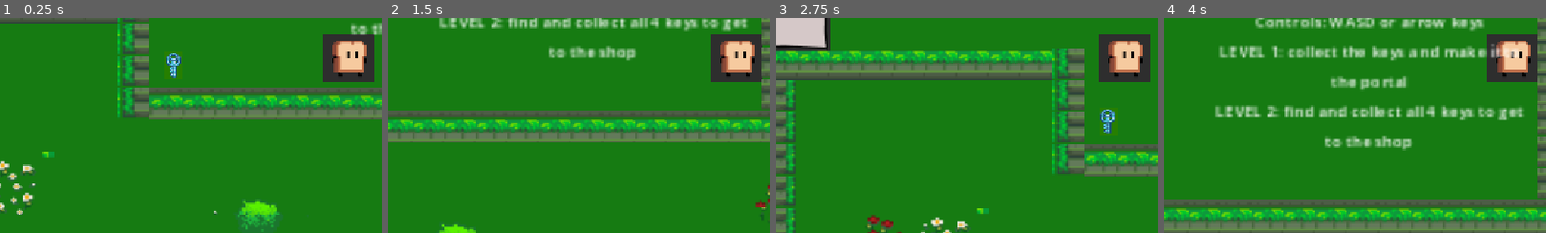
Above: before the commit, frames 1-4 (left to right).
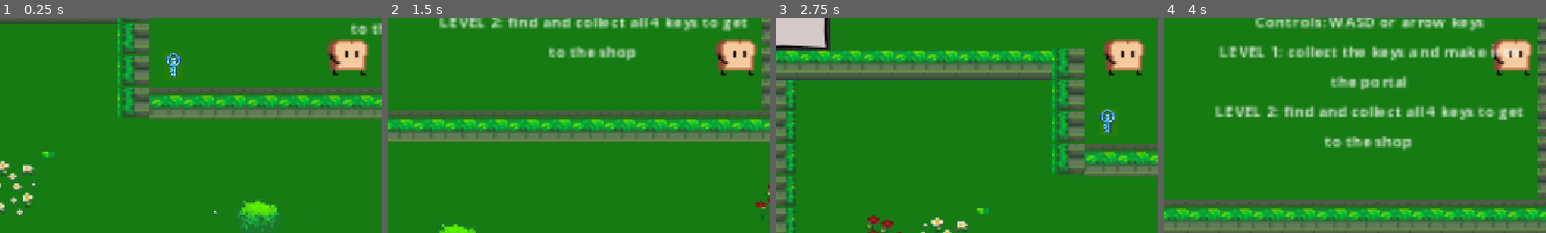
Above: after the commit, the same moments.

Repository: MauraB27/Brositz_P3
Game: Godot game, scene res://world.tscn
The game is run twice, just before and just after one commit, with the same random seed, the same clock (stepped at 60 frames per second) and the same inputs.
Inputs:
- Up to frame 1 (0.25 s): no input
- Up to frame 2 (1.5 s): tap Enter at 0.5 s; hold Right (right) from 0.53 s (still down); tap Up (jump) at 0.77 s; tap Space at 1.25 s
- Up to frame 3 (2.75 s): tap Up (jump) at 1.52 s; tap Enter at 2 s; release Right (right) at 2.03 s; hold Left (left) from 2.03 s (still down)
- Up to frame 4 (4 s): release Left (left) at 2.78 s; hold Right (right) from 2.78 s (still down); tap Up (jump) at 3.02, 3.77 s
The pictures show only the part of the screen within x 6-56%, y 50-100%; the shares and areas given below are measured in that part.

The runs differ from the first frame. In frame 1, 2.3% of the frame differs, in the area x 84-98%, y 7-30%; in frame 2, 2.3%; in frame 3, 2.3%; in frame 4, 2.2%.

Commit message:
update toast

Diff:
--- a/p-3/world.tscn
+++ b/p-3/world.tscn
@@ -1,7 +1,7 @@
 [gd_scene format=4 uid="uid://b6mmqbf8o03vp"]
 
 [ext_resource type="Script" uid="uid://dqkwpcujkyelo" path="res://character_body_2d.gd" id="1_fj7yv"]
-[ext_resource type="Texture2D" uid="uid://168053qi2u02" path="res://character sprites/bread.png" id="2_fj7yv"]
+[ext_resource type="Texture2D" uid="uid://onlasw0wv7w0" path="res://character sprites/PC _ Computer - Bread Adventure - Playable Characters - Bread (1).png" id="2_cbp6q"]
 [ext_resource type="Script" uid="uid://cy5hoawmkrwq3" path="res://trigger_zone.gd" id="3_aqk2v"]
 [ext_resource type="Texture2D" uid="uid://coswpfxmukv4m" path="res://character sprites/Screenshot 2026-10-10 205515.png" id="3_dwbse"]
 [ext_resource type="Script" uid="uid://dmqbr3gr8sjm0" path="res://spikes.gd" id="3_pkg7o"]
@@ -2732,9 +2732,11 @@
 zoom = Vector2(3, 3)
 
 [node name="Sprite2D" type="Sprite2D" parent="Player" unique_id=451895996]
-position = Vector2(-9.536743e-07, 37)
-scale = Vector2(0.42968753, 0.453125)
-texture = ExtResource("2_fj7yv")
+position = Vector2(-1, 37)
+scale = Vector2(1.263158, 1.0999999)
+texture = ExtResource("2_cbp6q")
+region_enabled = true
+region_rect = Rect2(15.688889, 525.68756, 19.844467, 20.969116)
 
 [node name="CollisionShape2D" type="CollisionShape2D" parent="Player" unique_id=1641285496]
 position = Vector2(-1, 37)
Binary file added: p-3/character sprites/PC _ Computer - Bread Adventure - Playable Characters - Bread (1).png
Not shown, added: p-3/character sprites/PC _ Computer - Bread Adventure - Playable Characters - Bread (1).png.import
Not shown, added: p-3/export_presets.cfg
